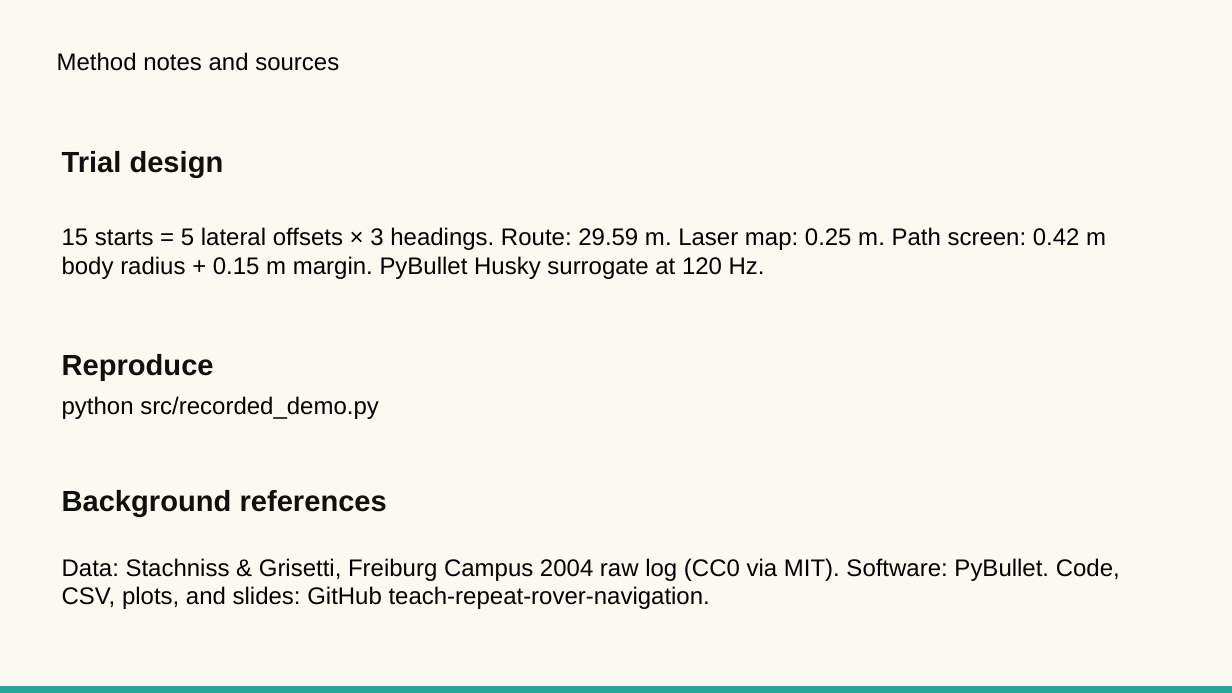
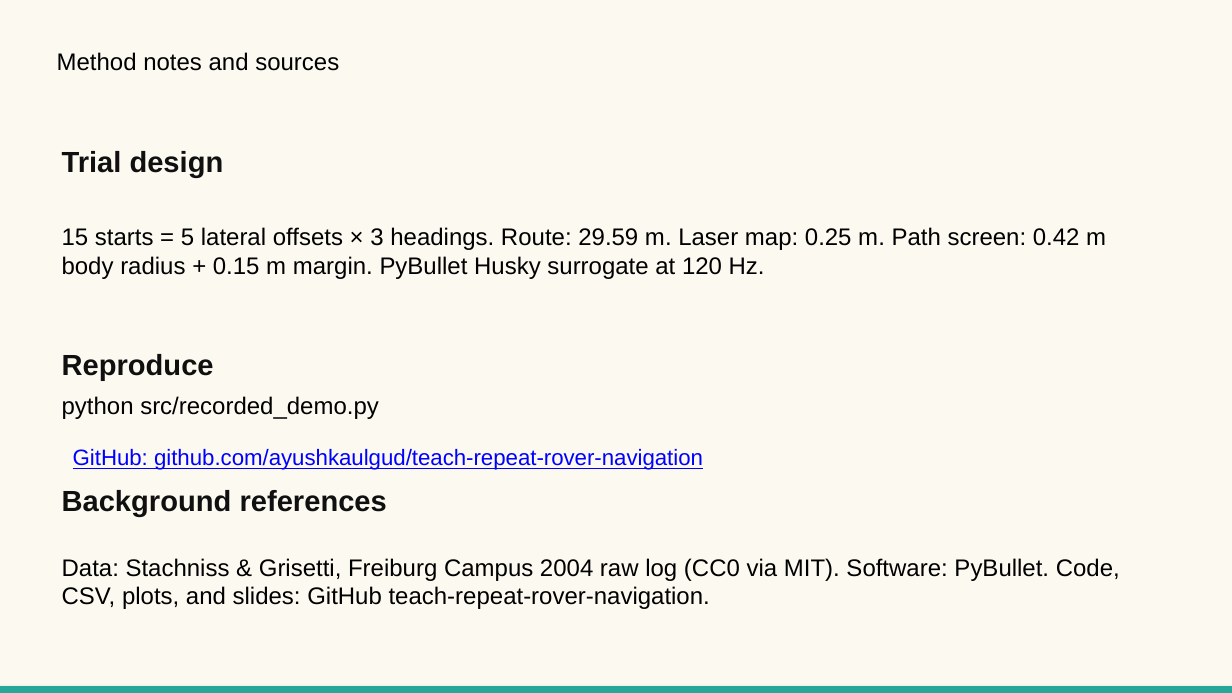
Before and after one commit to ayushkaulgud/teach-repeat-rover-navigation, a slide deck: slide 11 of docs/Teach_and_Repeat_Project_Update_Oct_7_2026.pptx. Drawn at 1232x693 pixels with LibreOffice and Linux fonts; fonts in the diff are those of the drawing. Boxes give left, top, right and bottom in pixels: in the first picture for what was removed or moved away, otherwise in the second. Text is boxed around its words. In the diff, an @@ line names an element or a change of style, - is before the commit and + after.

```diff
--- a/docs/Teach_and_Repeat_Project_Update_Oct_7_2026.pptx
+++ b/docs/Teach_and_Repeat_Project_Update_Oct_7_2026.pptx
@@ text added at [73, 449, 703, 470], 13 pt, text #0000FF, underline @@
+GitHub: github.com/ayushkaulgud/teach-repeat-rover-navigation
```
Also in this commit, not shown: 6 other slides changed, 3 other files.
